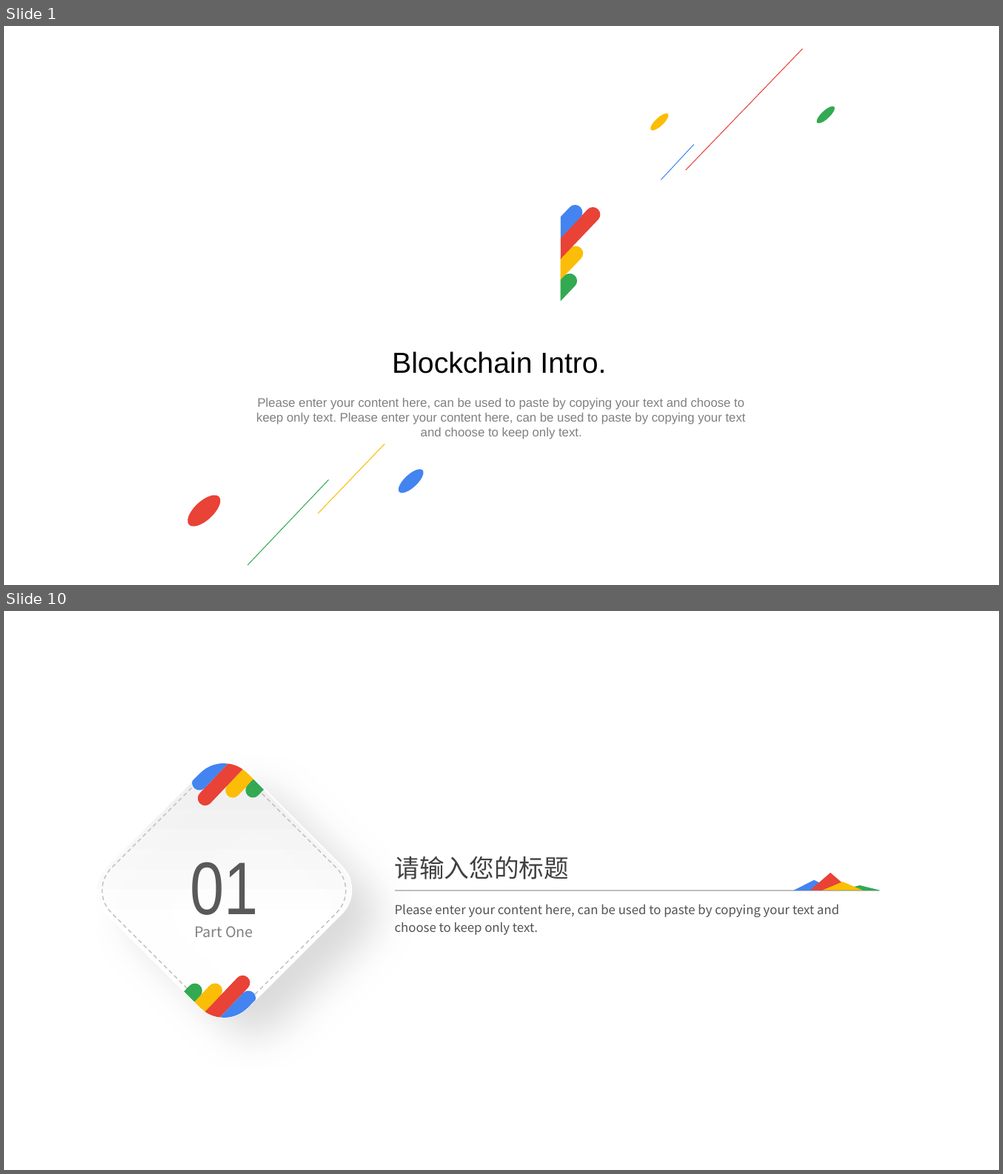
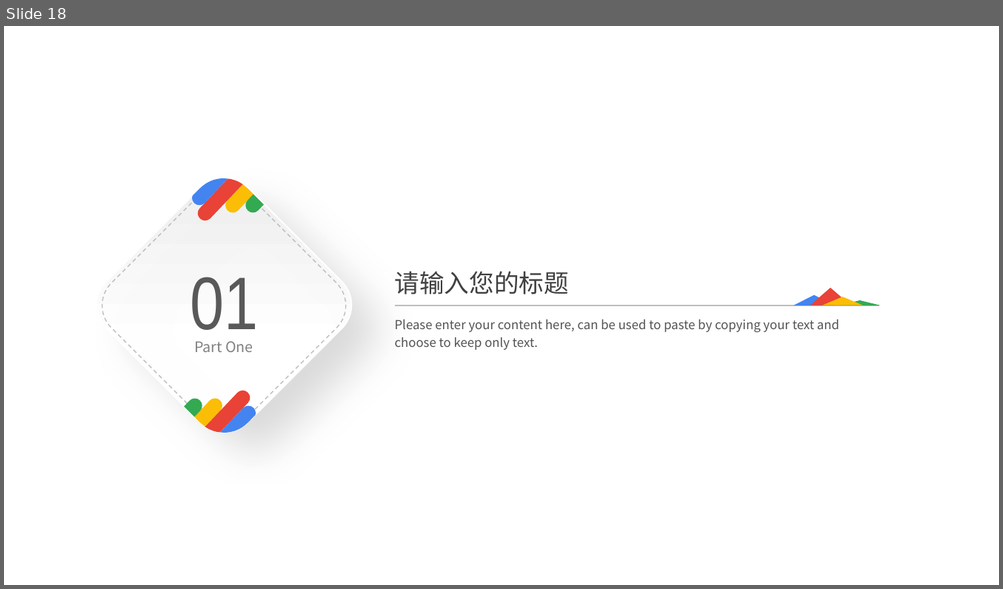
Before and after one commit to bingozwb/Blockchain-intro., a slide deck: doc/BlockChain Intro.pptx. Shown one above the other, each under a label of ours: slides 1 and 10 before the commit, slide 18 after it; the slides between them are not shown. The pictures are 1003x1174 and 1003x589 pixels, drawn with LibreOffice and Linux fonts; fonts in the diff are those of the drawing; background and template pictures are left out. Boxes give left, top, right and bottom in pixels: in the first picture for what was removed or moved away, otherwise in the second. Text is boxed around its words. In the diff, an @@ line names an element or a change of style, - is before the commit and + after.

```diff
--- a/doc/BlockChain Intro.pptx
+++ b/doc/BlockChain Intro.pptx
@@ slide 1 removed at <box>4,26,999,585</box>, background picture (left out) @@
@@ text removed at <box>236,26,381,407</box> @@
-2
@@ text removed at <box>364,26,510,407</box> @@
-0
@@ line removed from (802, 49) to (686, 170) @@
@@ text removed at <box>629,90,802,180</box> @@
-8
@@ text removed at <box>500,113,673,374</box> @@
-1
@@ ellipse removed at <box>649,111,671,133</box> @@
@@ ellipse removed at <box>814,104,837,126</box> @@
@@ line removed from (694, 144) to (660, 180) @@
@@ group removed at <box>549,202,603,302</box>: 4 freeform shapes @@
@@ text removed at <box>392,352,606,374</box> @@
-Blockchain Intro.
@@ text removed at <box>256,398,745,440</box> @@
-Please enter your content here, can be used to paste by copying your text and choose to keep only text. Please enter your content here, can be used to paste by copying your text and choose to keep only text.
@@ line removed from (384, 445) to (318, 514) @@
@@ ellipse removed at <box>395,466,427,497</box> @@
@@ ellipse removed at <box>182,491,225,532</box> @@
@@ line removed from (329, 480) to (247, 565) @@
@@ what was slide 10 is now slide 18 @@
```
Also in this commit, not shown: 11 slides changed, 12 slides added, 3 other slides removed.
